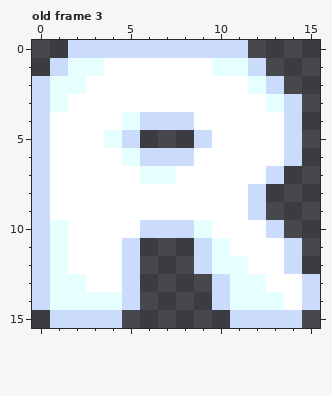
Edited in one commit: pixel-art file (Sprites/Lettering/Letters.aseprite). The picture above is the old version.
16x16 pixels, 4 frames. Shown: old frame 3. The commit also changed other frames, which this record leaves out.
The result:
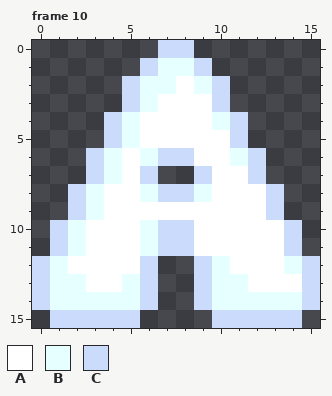
Palette (. is transparent): A #ffffff  B #e6ffff  C #cbdbfc
A new or re-ordered frame is compared with the old frame closest to it.
From old to new:
frames 4 -> 10
Changed rows in their new state; - is an unchanged pixel.
Frame 10 is new; against old frame 3:
first column x 0:
 0 --.....--...----
 1 -.....CBBC...---
 2 .....CBB-BC...--
 3 .....CB---C....-
 4 ....C-AAA-BC...-
 5 ....CBAAAA-C...-
 6 ...CBAB----BC..-
 7 ...CB-C..C--C.--
 8 ..CB--BCCB--AC--
 9 ..CB--------AC--
10 .CB---B--A---AC-
11 .CB--ABCCAA-----
12 -----AC----A--BC
13 -----BC--CB-A---
14 -----BC--CB---B-
15 -----C----C-----
Boxes around the changes in both pictures, in picture pixels (x1, y1, x2, y2):
changed: (32, 40, 320, 328)
